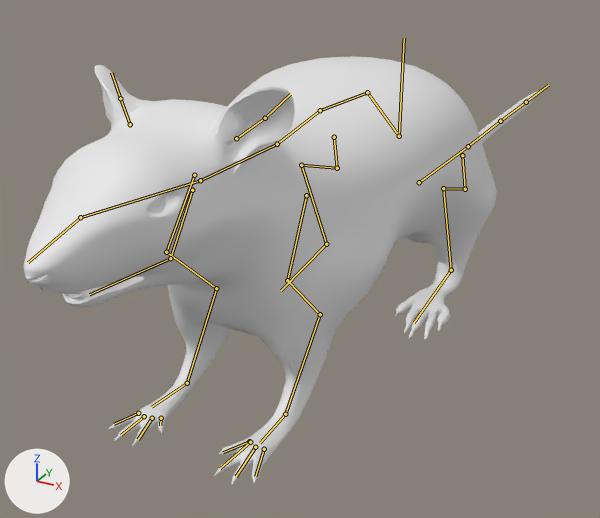
The Blender file rat/rat 2.0 (2).blend, before and after one commit.
Both versions are drawn from a 50 mm lens placed at (23.0, -45.0, 27.4), pointed at (-6.3, 8.1, 0.9). Every picture has the same lights, and +X, +Y and +Z are marked at lower left. Both versions are drawn at frame 5 of the action 'Walk2'; the numbers are the values there. The bones that bend it are drawn over the model as lines.

In view in the first picture: 'RAT'.
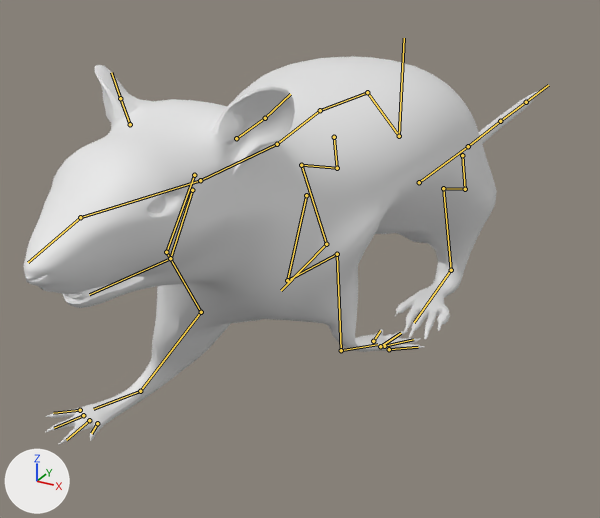
Commit message: started walk cycle again

Location of each change, (x1, y1, x2, y2) in pixels of the pictures (600 x 518 px):
```json
{"object": "RAT", "change": "posed", "before": [23, 56, 542, 484], "after": [23, 56, 542, 445], "on screen": "9% shorter"}
```

The change, as JSON lines over the scene's bpy script:
```json
{"block": "bone_leg_l_fr_fk_001", "where": "bone_leg_l_fr_fk_001 = bpy.data.objects['Rat armature'].pose.bones['Leg.L.Fr.FK.001']  # child of 'Leg.L.Fr.FK'"}
{"op": "set", "path": "bone_leg_l_fr_fk_001.rotation_quaternion", "old": "(1.0, 0.0, 0.0, 0.0)", "new": "(0.95, 0.039, -0.068, 0.301)", "note": "degrees (0, 0, 0) -> degrees (2, -9, 35)"}
{"block": "bone_leg_l_fr_fk_003", "where": "bone_leg_l_fr_fk_003 = bpy.data.objects['Rat armature'].pose.bones['Leg.L.Fr.FK.003']  # child of 'Leg.L.Fr.FK.002'"}
{"op": "set", "path": "bone_leg_l_fr_fk_003.rotation_quaternion", "old": "(1.0, 0.0, 0.0, 0.0)", "new": "(0.402, -0.019, 0.239, -0.884)", "note": "degrees (0, 0, 0) -> degrees (-26, 9, -133)"}
{"block": "bone_leg_r_fr_fk_001", "where": "bone_leg_r_fr_fk_001 = bpy.data.objects['Rat armature'].pose.bones['Leg.R.Fr.FK.001']  # child of 'Leg.R.Fr.FK'"}
{"op": "set", "path": "bone_leg_r_fr_fk_001.rotation_quaternion", "old": "(1.0, 0.0, 0.0, 0.0)", "new": "(0.988, -0.031, -0.039, -0.144)", "note": "degrees (0, 0, 0) -> degrees (-3, -5, -16)"}
{"block": "bone_leg_r_fr_fk_002", "where": "bone_leg_r_fr_fk_002 = bpy.data.objects['Rat armature'].pose.bones['Leg.R.Fr.FK.002']  # child of 'Leg.R.Fr.FK.001'"}
{"op": "set", "path": "bone_leg_r_fr_fk_002.rotation_quaternion", "old": "(1.0, 0.0, 0.0, 0.0)", "new": "(0.962, 0.234, 0.01, -0.137)", "note": "degrees (0, 0, 0) -> degrees (27, 5, -15)"}
```
